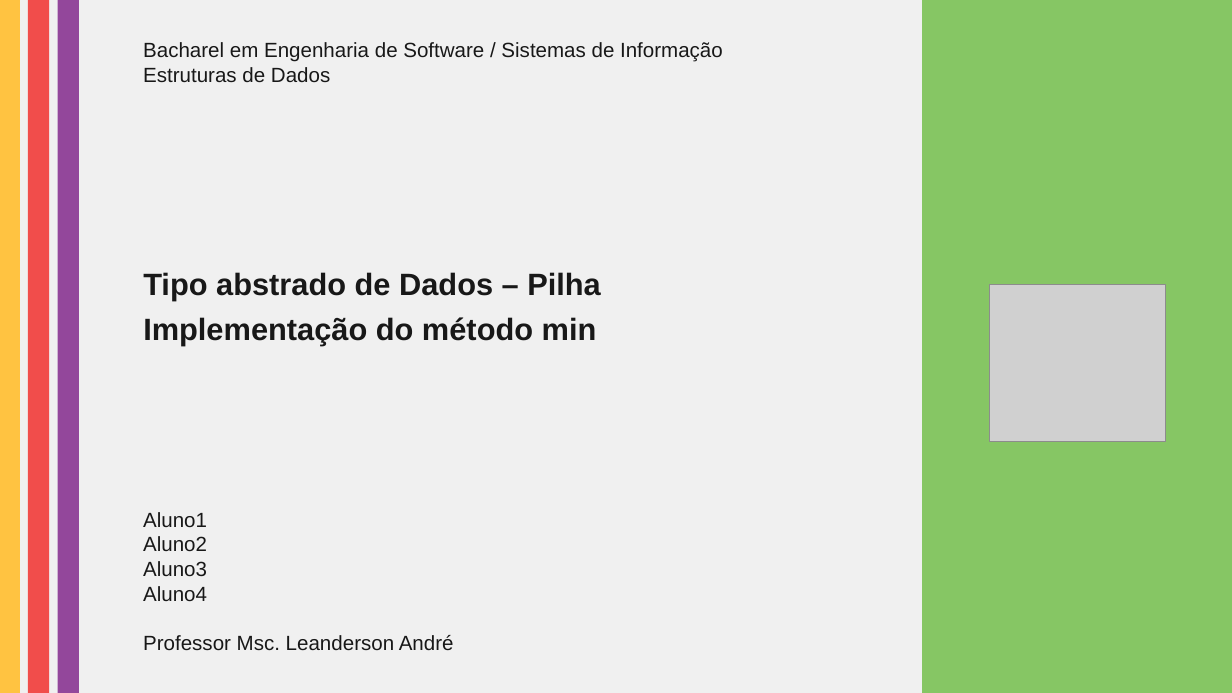
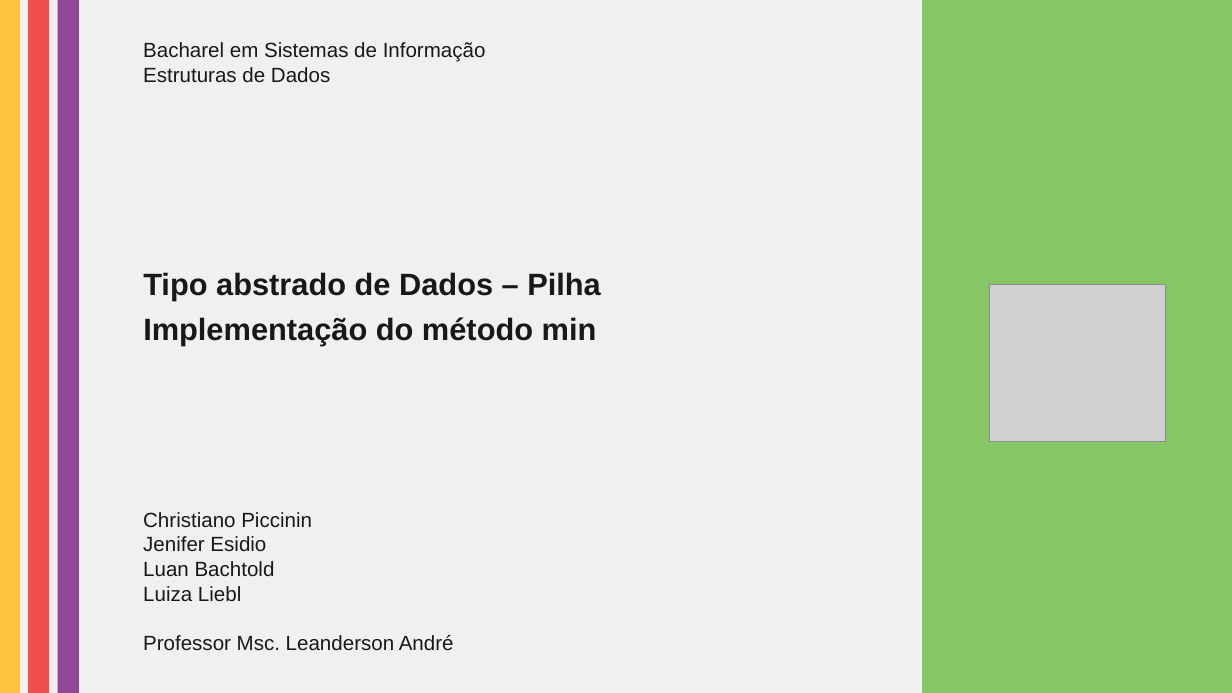
Before and after one commit to JEsidio/stack-min-project, a slide deck: slide 1 of stack-min-project/template-presentation-stack-min.pptx. Drawn at 1232x693 pixels with LibreOffice and Linux fonts; fonts in the diff are those of the drawing; grey boxes stand for pictures. Boxes give left, top, right and bottom in pixels: in the first picture for what was removed or moved away, otherwise in the second. Text is boxed around its words. In the diff, an @@ line names an element or a change of style, - is before the commit and + after.

```diff
--- a/stack-min-project/template-presentation-stack-min.pptx
+++ b/stack-min-project/template-presentation-stack-min.pptx
@@ text at [143, 42, 486, 82]: text changed @@
-Bacharel em Engenharia de Software / Sistemas de Informação
-Estruturas de Dados
+Bacharel em Sistemas de Informação
+Estruturas de Dados
@@ text at [143, 512, 312, 601]: text changed @@
-Aluno1
-Aluno2
-Aluno3
-Aluno4
+Christiano Piccinin
+Jenifer Esidio
+Luan Bachtold
+Luiza Liebl
```
Also in this commit, not shown: 3 other slides changed, 3 slides added, 3 other files.
